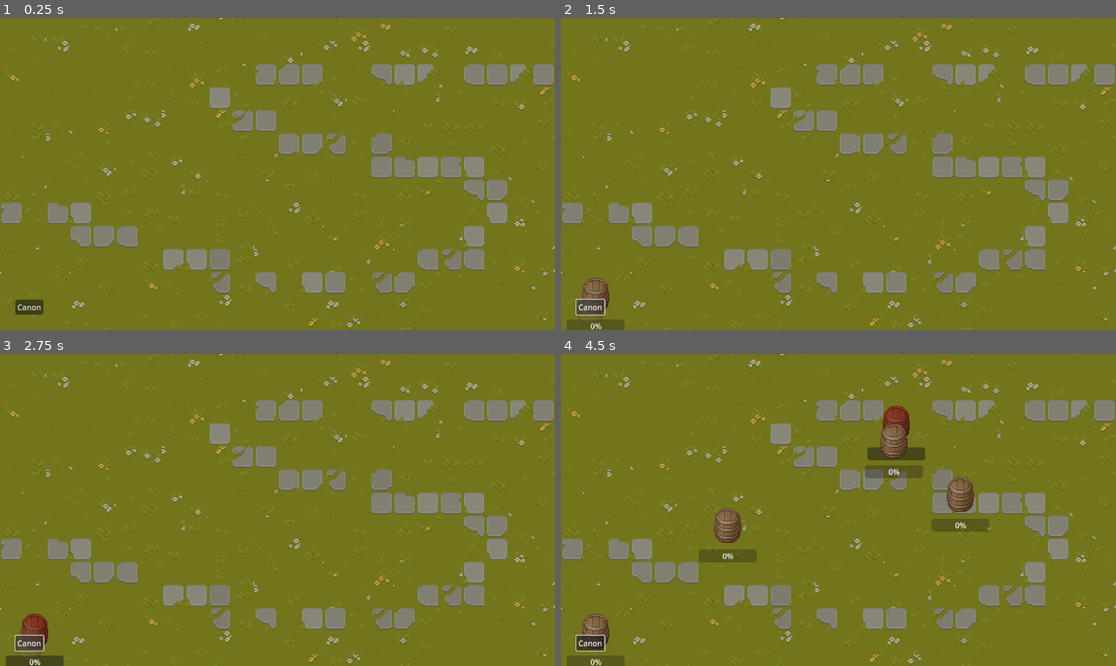
Above: before the commit, frames 1-4 (two rows, left to right).
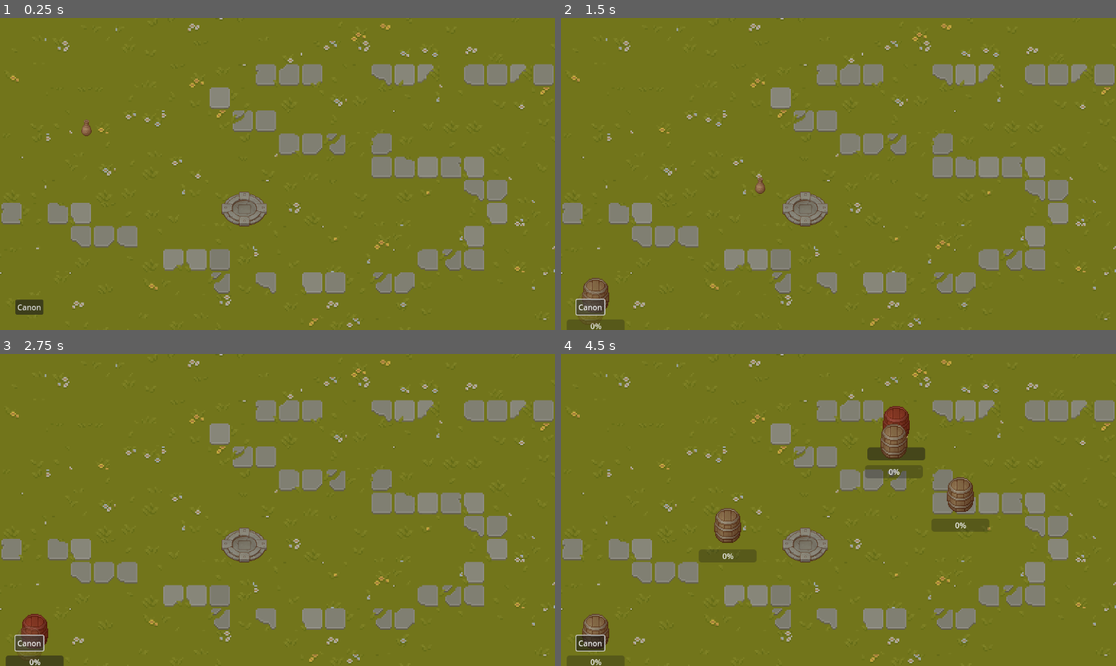
Above: after the commit, the same moments.

Repository: Kinsteen/tower-defense
Game: Godot game, scene res://Main.tscn
Two runs of this game, one before a commit and one after it. Both use one fixed random seed, a clock stepped at 60 frames per second and the inputs below.
Inputs (mouse positions are in pixels of both pictures, inside the frame that each line leads up to):
- Up to frame 1 (0.25 s): no input
- Up to frame 2 (1.5 s): click "Canon" at 0.5 s; click "Canon" at 1.25 s
- Up to frame 3 (2.75 s): click "Canon" at 2 s
- Up to frame 4 (4.5 s): tap Enter at 2.75, 4.25 s; move the mouse to (960, 494) at 2.77 s; hold Shift 2.78-3.5 s; click (960, 494) at 2.92 s; tap Space at 3.5 s; drag from (727, 525) to (810, 572) at 3.52 s; move the mouse to (894, 441) at 4.27 s; tap Ctrl at 4.35 s; click (894, 441) at 4.42 s

The runs differ from the first frame. In frame 1, 0.7% of the frame differs, in the area x 14-49%, y 32-67%; in frame 2, 0.7%; in frame 3, 0.7%; in frame 4, 0.7%.

Commit message:
add a basic Goal
The enemy now goes towards the goal.
Once it reaches it, it inflicts damage.

Closes #6

Diff:
--- a/prefabs/Enemy.gd
+++ b/prefabs/Enemy.gd
@@ -1,15 +1,28 @@
 extends CharacterBody2D
 
-@export var HP = 30
-@export var DAMAGE = 10
+@export var HP : int = 30
+@export var DAMAGE : int = 10
+@export var goal : Node2D = null
+
+func _ready():
+	assert(goal != null)
 
 func _physics_process(delta):
-	var target = Vector2(150, 500) #TODO update this to "Goal" node
-	var new_position = position.move_toward(target, 50)
-	velocity = new_position - position
+	if goal:
+		var target = goal.position
+		var new_position = position.move_toward(target, 500)
+		velocity = new_position - position
+	else:
+		velocity.x = 0
+		velocity.y = 0
 	move_and_slide()
 
 func take_damage(amount):
 	HP -= amount
 	if HP <= 0:
 		queue_free()
+
+func _on_area_2d_body_entered(body):
+	if body.has_method("take_damage") and body == goal:
+		body.take_damage(DAMAGE)
+		queue_free()
--- a/prefabs/Enemy.tscn
+++ b/prefabs/Enemy.tscn
@@ -1,10 +1,13 @@
-[gd_scene load_steps=4 format=3 uid="uid://dku4urhn2t2fr"]
+[gd_scene load_steps=5 format=3 uid="uid://dku4urhn2t2fr"]
 
 [ext_resource type="Script" path="res://prefabs/Enemy.gd" id="1_70tlf"]
 [ext_resource type="Texture2D" uid="uid://x2giw2kavaqu" path="res://textures/props.png" id="1_bpimn"]
 
 [sub_resource type="RectangleShape2D" id="RectangleShape2D_5tbde"]
 size = Vector2(22, 35)
+
+[sub_resource type="CircleShape2D" id="CircleShape2D_se2fd"]
+radius = 24.0208
 
 [node name="Enemy" type="CharacterBody2D"]
 script = ExtResource("1_70tlf")
@@ -14,6 +17,14 @@
 region_enabled = true
 region_rect = Rect2(164, 216, 24, 36)
 
-[node name="CollisionShape2D" type="CollisionShape2D" parent="."]
+[node name="HitBox" type="CollisionShape2D" parent="."]
 shape = SubResource("RectangleShape2D_5tbde")
 one_way_collision_margin = 0.0
+
+[node name="Area2D" type="Area2D" parent="."]
+
+[node name="CollisionShape2D" type="CollisionShape2D" parent="Area2D"]
+shape = SubResource("CircleShape2D_se2fd")
+
+[connection signal="area_shape_entered" from="Area2D" to="." method="_on_area_2d_area_shape_entered"]
+[connection signal="body_entered" from="Area2D" to="." method="_on_area_2d_body_entered"]
--- /dev/null
+++ b/prefabs/Goal.gd
@@ -0,0 +1,9 @@
+extends StaticBody2D
+
+@export var HP = 100
+
+func take_damage(amount):
+	HP -= amount
+	if HP < 0:
+		print("GAME OVER!")
+		#TODO imlement game over method
--- /dev/null
+++ b/prefabs/Goal.tscn
@@ -0,0 +1,18 @@
+[gd_scene load_steps=4 format=3 uid="uid://ddo2s6nh4ew1y"]
+
+[ext_resource type="Texture2D" uid="uid://x2giw2kavaqu" path="res://textures/props.png" id="1_s6wpo"]
+[ext_resource type="Script" path="res://prefabs/Goal.gd" id="1_udxki"]
+
+[sub_resource type="CircleShape2D" id="CircleShape2D_lrmpt"]
+radius = 38.0132
+
+[node name="Goal" type="StaticBody2D"]
+script = ExtResource("1_udxki")
+
+[node name="Sprite2D" type="Sprite2D" parent="."]
+texture = ExtResource("1_s6wpo")
+region_enabled = true
+region_rect = Rect2(352, 264, 96, 80)
+
+[node name="CollisionShape2D" type="CollisionShape2D" parent="."]
+shape = SubResource("CircleShape2D_lrmpt")
--- a/scenes/GameScene.tscn
+++ b/scenes/GameScene.tscn
@@ -1,7 +1,9 @@
-[gd_scene load_steps=3 format=3 uid="uid://bfoo1xws3rdfg"]
+[gd_scene load_steps=5 format=3 uid="uid://bfoo1xws3rdfg"]
 
 [ext_resource type="Script" path="res://scenes/GameScene.gd" id="1_ka14l"]
 [ext_resource type="TileSet" uid="uid://cia0akvspfnce" path="res://tilesets/ground.tres" id="1_r86nc"]
+[ext_resource type="PackedScene" path="res://prefabs/Enemy.tscn" id="3_5vjwr"]
+[ext_resource type="PackedScene" path="res://prefabs/Goal.tscn" id="3_qi0w6"]
 
 [node name="GameScene" type="Node2D"]
 script = ExtResource("1_ka14l")
@@ -11,3 +13,10 @@
 tile_set = ExtResource("1_r86nc")
 format = 2
 layer_0/tile_data = PackedInt32Array(0, 589824, 5, 1, 524288, 2, 65537, 786432, 6, 65538, 524288, 3, 65539, 917504, 4,  …(6293 unchanged characters)…
+
+[node name="Goal" parent="." instance=ExtResource("3_qi0w6")]
+position = Vector2(507, 396)
+
+[node name="Enemy" parent="." node_paths=PackedStringArray("goal") instance=ExtResource("3_5vjwr")]
+position = Vector2(86, 180)
+goal = NodePath("../Goal")
